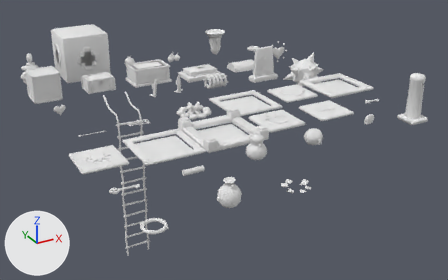
What one commit did to the glTF model assets/epiphany/objetos.glb.
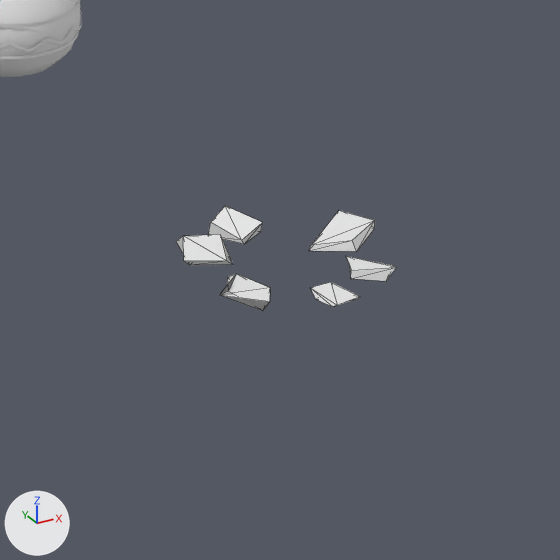
The first picture shows the older version from a 50 mm lens placed at (-4.56, -23.65, 7.61), pointed at (5.35, -5.63, -1.4). The close-ups show the older and then the newer version on the part from 57% to 75% of the width and 53% to 82% of the height of that picture. Only the edits that show in the close-ups are written down. Lighting does not change. The marker at lower left points along +X, +Y and +Z. The close-ups show mesh edges as thin lines.

Before the edit, the objects in view are built like this:
```python
me_mate = bpy.data.meshes.new('mate')
me_mate.from_pydata(...)  # 1161 vertices, 1462 faces; spans x -0.301..0.301, y -0.301..0.301, z 0.0..0.8
me_mate.materials.append(mat_paleta)  # white #e7e7e7
me_vasija_pedazos = bpy.data.meshes.new('vasija_pedazos')
me_vasija_pedazos.from_pydata(...)  # 48 vertices, 72 faces; spans x -0.392..0.436, y -0.392..0.416, z -0.019..0.059
me_vasija_pedazos.materials.append(mat_paleta)  # white #e7e7e7
ob_mate = bpy.data.objects.new('mate', me_mate)
ob_mate.location = (4.0, -10.0, 0.0)
ob_vasija_pedazos = bpy.data.objects.new('vasija_pedazos', me_vasija_pedazos)
ob_vasija_pedazos.location = (4.0, -12.0, 0.0)
```
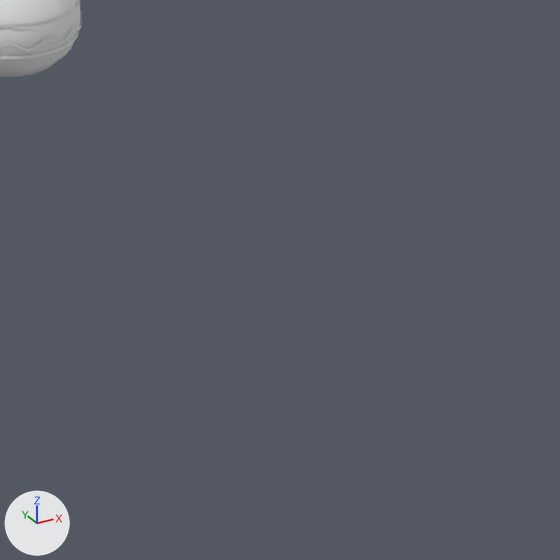
Pixel boxes [x1, y1, x2, y2] of what changed, in the close-ups (560 x 560 px):
'vasija_pedazos', deleted
    before: [176, 206, 397, 311]

Diff of the bpy script that builds the scene:
```diff
--- a/assets/epiphany/objetos.glb.py
+++ b/assets/epiphany/objetos.glb.py
@@ ob_vasija_pedazos @@
-ob_vasija_pedazos = bpy.data.objects.new('vasija_pedazos', me_vasija_pedazos)
-ob_vasija_pedazos.location = (4.0, -12.0, 0.0)
```
